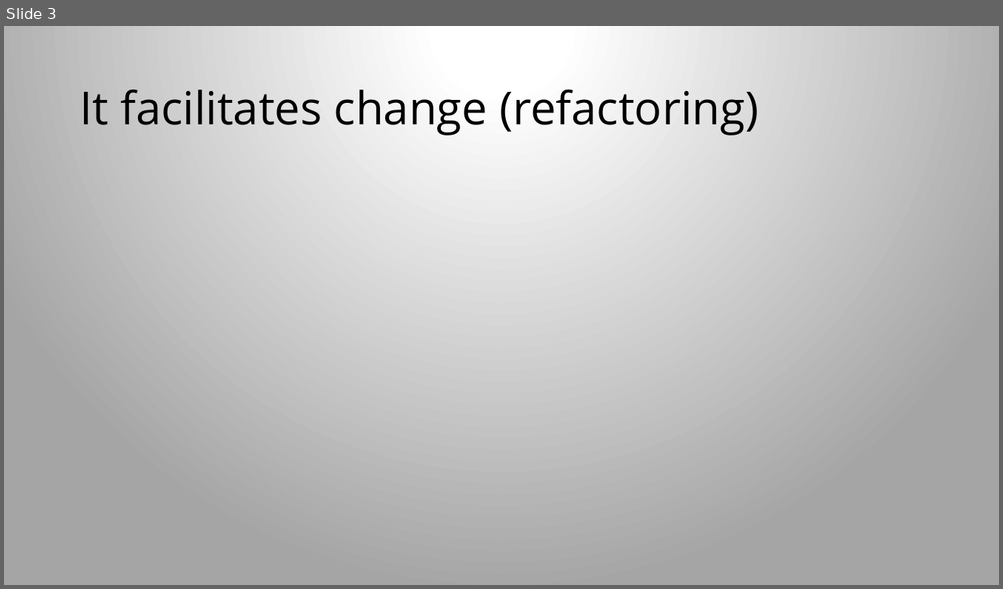
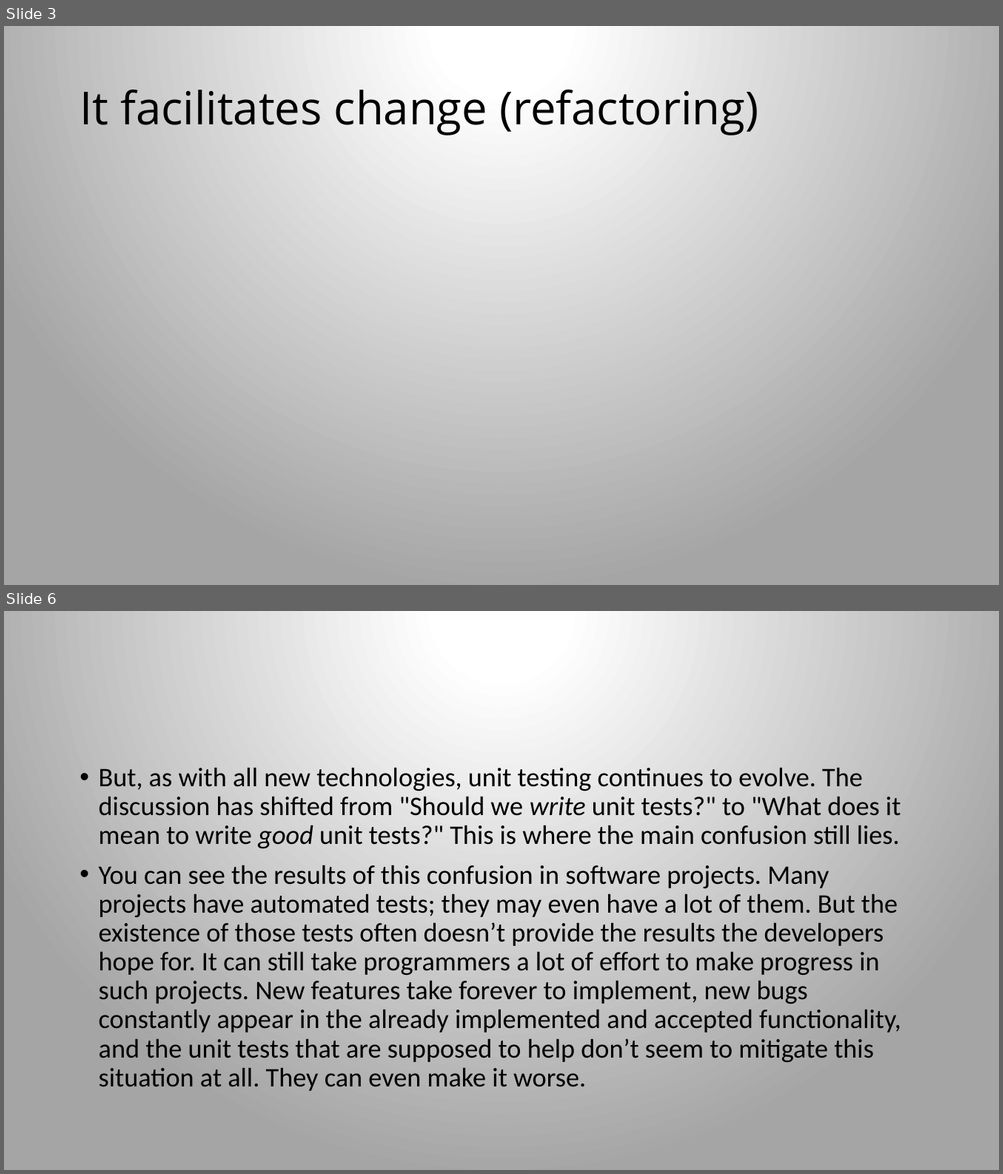
Before and after one commit to iancubogdan/deep-dive-learning-series, a slide deck: presentations/testing presentation.pptx. Shown one above the other, each under a label of ours: slide 3 before the commit, slides 3 and 6 after it; the slides between them are not shown. The pictures are 1003x589 and 1003x1174 pixels, drawn with LibreOffice and Linux fonts; fonts in the diff are those of the drawing. Boxes give left, top, right and bottom in pixels: in the first picture for what was removed or moved away, otherwise in the second. Text is boxed around its words. In the diff, an @@ line names an element or a change of style, - is before the commit and + after.

```diff
--- a/presentations/testing presentation.pptx
+++ b/presentations/testing presentation.pptx
@@ slide 6 added at <box>4,611,999,1170</box>, background gradient #FFFFFF to #A5A5A5 @@
@@ text added at <box>99,767,901,1091</box>, 25.9 pt, text #000000 @@
+• But, as with all new technologies, unit testing continues to evolve. The discussion has shifted from "Should we write unit tests?" to "What does it mean to write good unit tests?" This is where the main confusion still lies.
+• You can see the results of this confusion in software projects. Many projects have automated tests; they may even have a lot of them. But the existence of those tests often doesn’t provide the results the developers hope for. It can still take programmers a lot of effort to make progress in such projects. New features take forever to implement, new bugs constantly appear in the already implemented and accepted functionality, and the unit tests that are supposed to help don’t seem to mitigate this situation at all. They can even make it worse.
```
Also in this commit, not shown: 1 slide changed, 19 other slides added.
